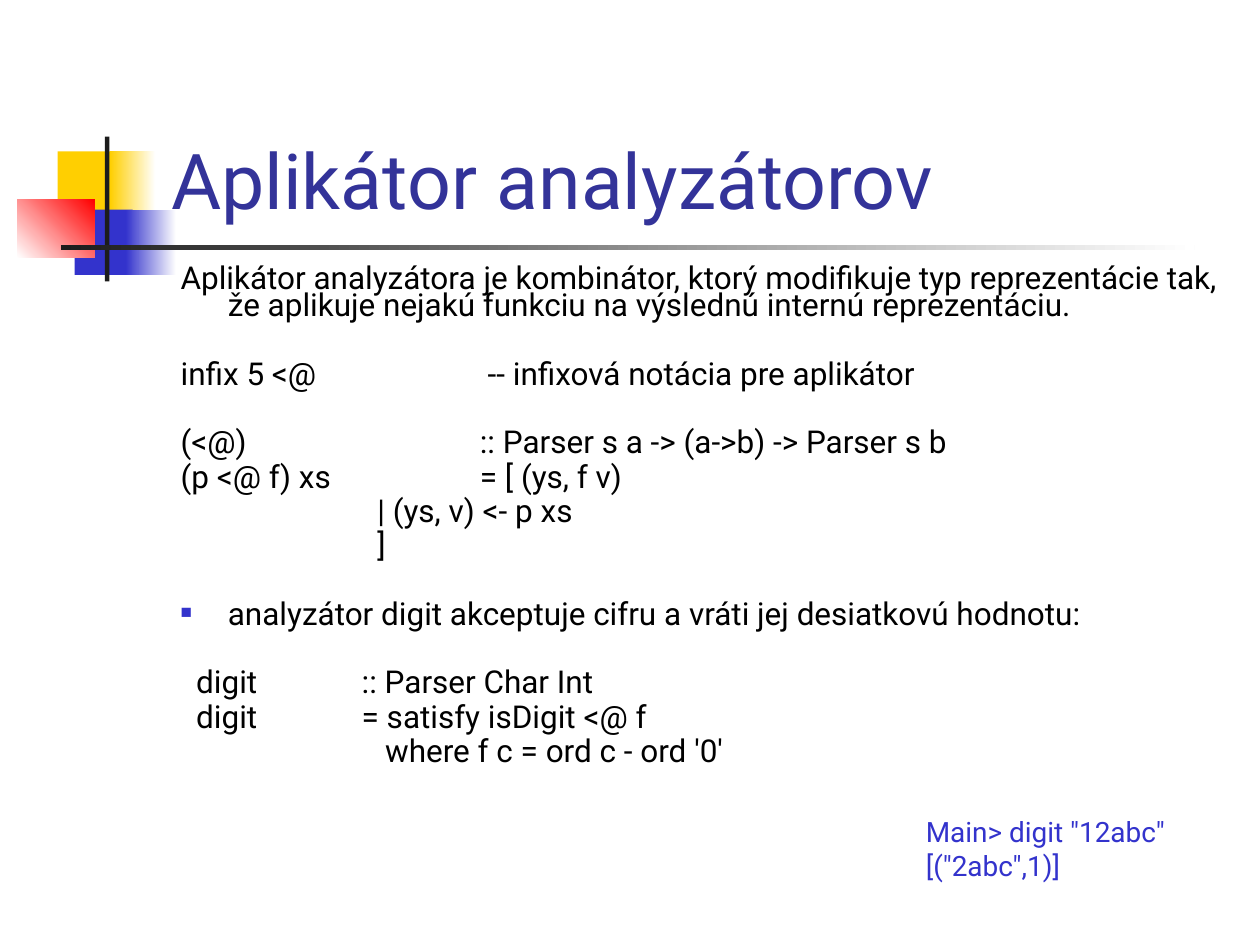
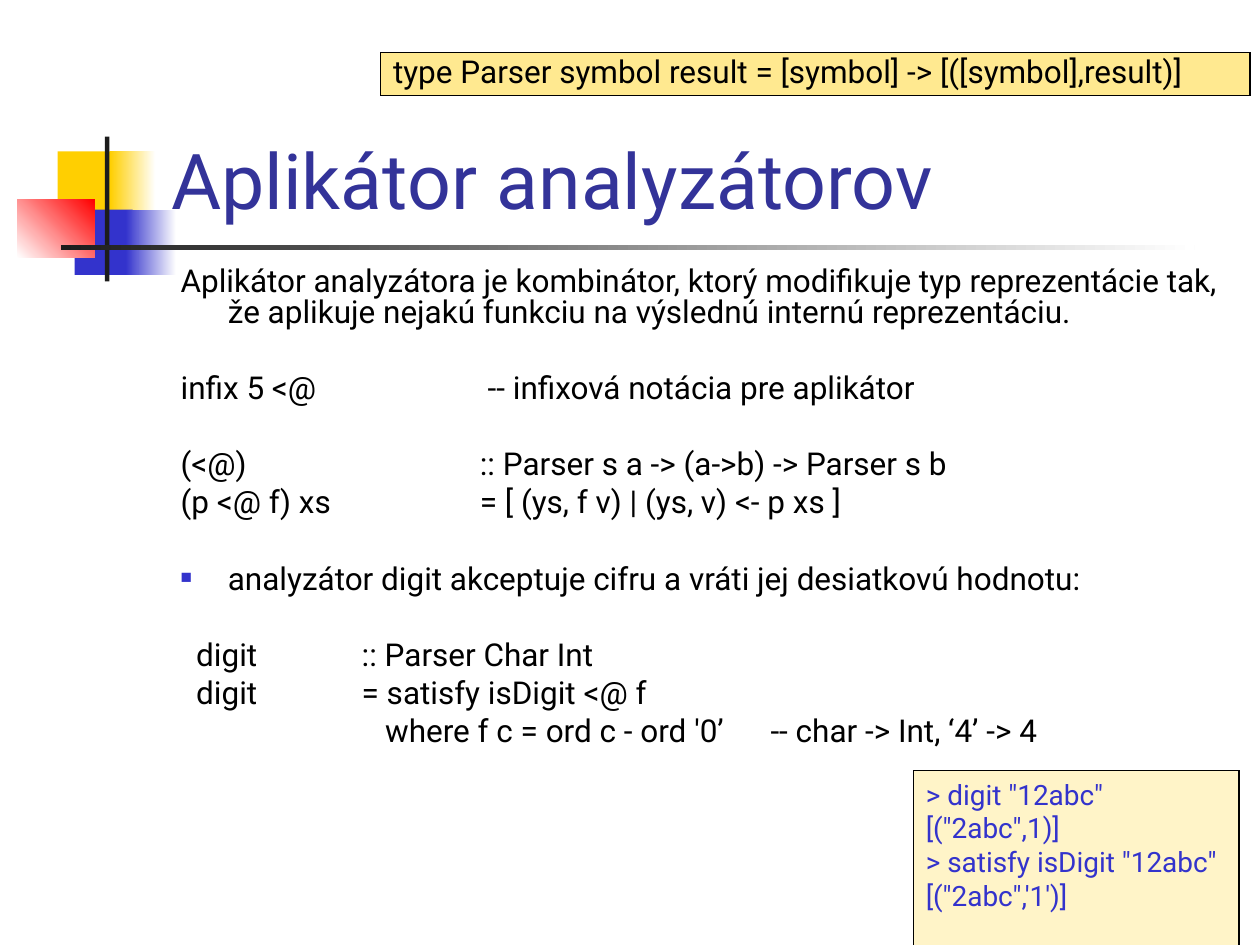
Before and after one commit to Funkcionalne/Prednasky, a slide deck: slide 21 of 09/09_fpro.ppt (slide 15 before the commit). Drawn at 1260x945 pixels with LibreOffice and Linux fonts; fonts in the diff are those of the drawing. Boxes give left, top, right and bottom in pixels: in the first picture for what was removed or moved away, otherwise in the second. Text is boxed around its words. In the diff, an @@ line names an element or a change of style, - is before the commit and + after.

```diff
--- a/09/09_fpro.ppt
+++ b/09/09_fpro.ppt
@@ rectangle added at (381, 53, 1250, 96), fill #FFE990, outline #000000 0.74 pt, 18 pt, text #000000 @@
+type Parser symbol result = [symbol] -> [([symbol],result)]
@@ text at (181, 268, 1217, 711): line spacing 0.7 to 0.8 @@
@@ text at (521, 488, 825, 520): text changed @@
-(p <@ f) xs = [ (ys, f v)
-| (ys, v) <- p xs
-]
+(p <@ f) xs = [ (ys, f v) | (ys, v) <- p xs ]
@@ text at (385, 718, 1037, 747): text changed @@
-where f c = ord c - ord '0'
+where f c = ord c - ord '0’ -- char -> Int, ‘4’ -> 4
@@ rectangle "> digit "12abc"": place and size @@
-rectangle "> digit "12abc"" at (926, 821, 1165, 882)
+rectangle "> digit "12abc"" at (914, 771, 1239, 945)
@@ rectangle "> digit "12abc"" at (914, 771, 1239, 945): fill none to #FFF4C8; outline none to #000000 0.74 pt @@
@@ text in rectangle at (947, 784, 1103, 811): text changed @@
-Main> digit "12abc"
+> digit "12abc"
@@ text in rectangle at (926, 850, 1217, 912): paragraphs added @@
+> satisfy isDigit "12abc"
+[("2abc",'1')]
```
Also in this commit, not shown: 20 other slides changed, 6 slides added, 3 other files.
